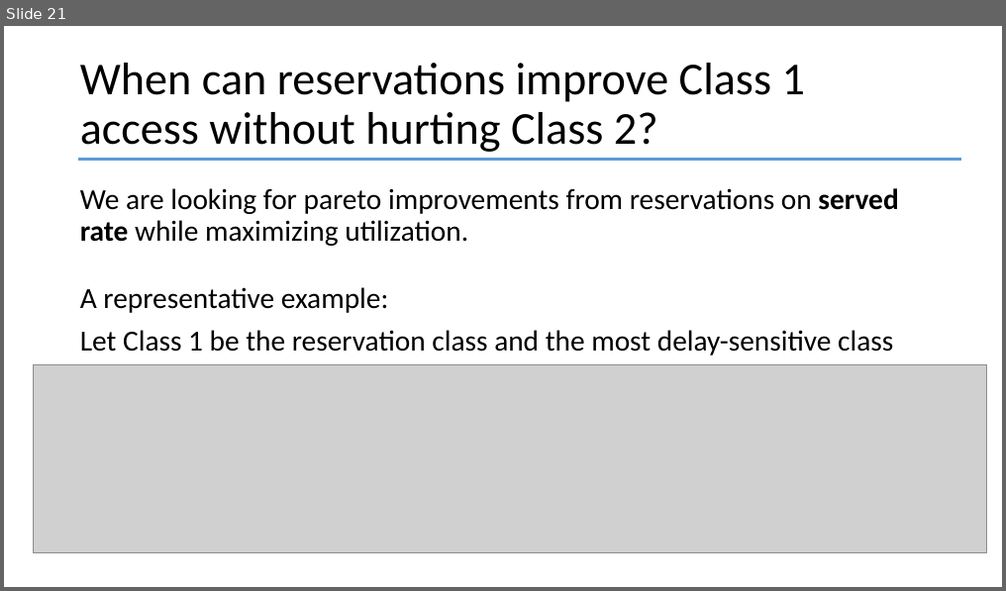
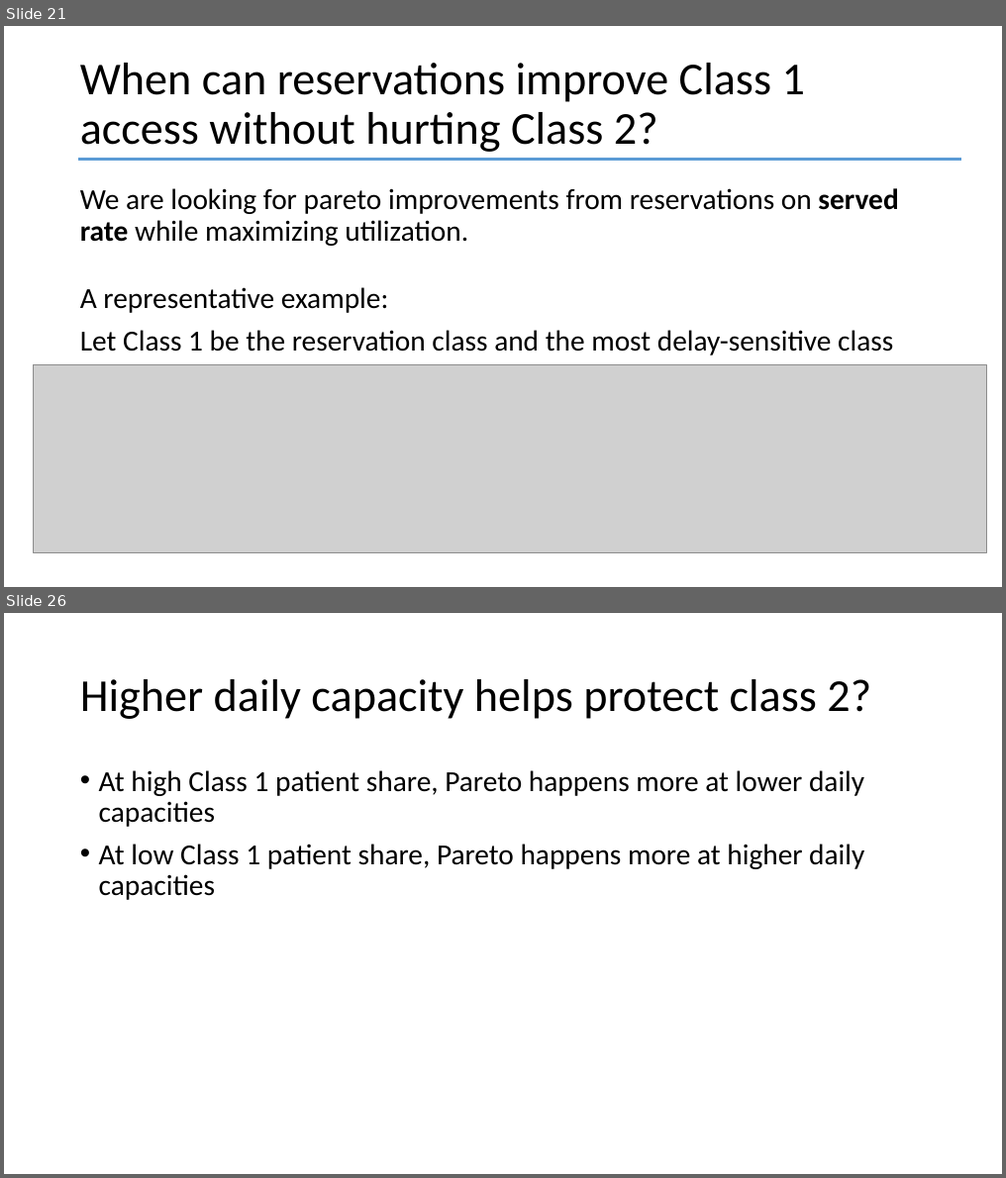
Before and after one commit to YcartXin/CUIMC-Appointment-Simulation, a slide deck: presentation/FCFS Presentation.pptx. Shown one above the other, each under a label of ours: slide 21 before the commit, slides 21 and 26 after it; the slides between them are not shown. The pictures are 1006x591 and 1006x1178 pixels, drawn with LibreOffice and Linux fonts; fonts in the diff are those of the drawing; grey boxes stand for pictures. Boxes give left, top, right and bottom in pixels: in the first picture for what was removed or moved away, otherwise in the second. Text is boxed around its words. In the diff, an @@ line names an element or a change of style, - is before the commit and + after.

```diff
--- a/presentation/FCFS Presentation.pptx
+++ b/presentation/FCFS Presentation.pptx
@@ slide 26 added at <box>4,613,1002,1174</box>, background #FFFFFF @@
@@ title added at <box>80,679,871,719</box>, 44 pt, text #000000 @@
+Higher daily capacity helps protect class 2?
@@ text added at <box>99,770,864,900</box>, 28 pt, text #000000 @@
+• At high Class 1 patient share, Pareto happens more at lower daily capacities
+• At low Class 1 patient share, Pareto happens more at higher daily capacities
```
Also in this commit, not shown: 6 slides changed, 4 other slides added, 17 other files.
